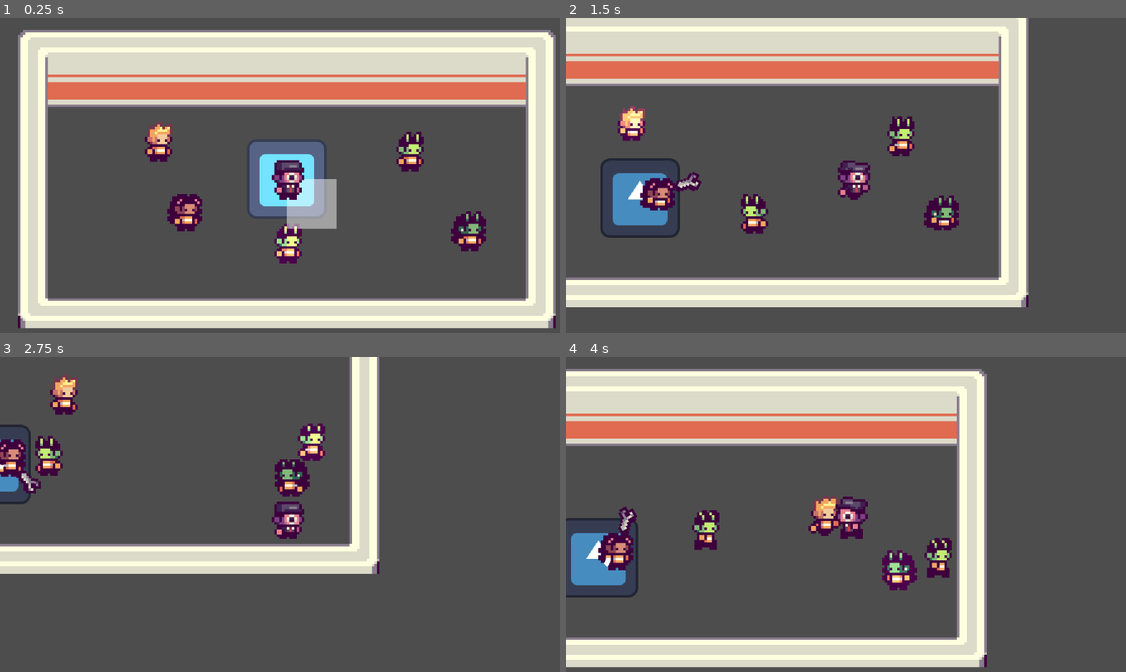
Above: before the commit, frames 1-4 (two rows, left to right).
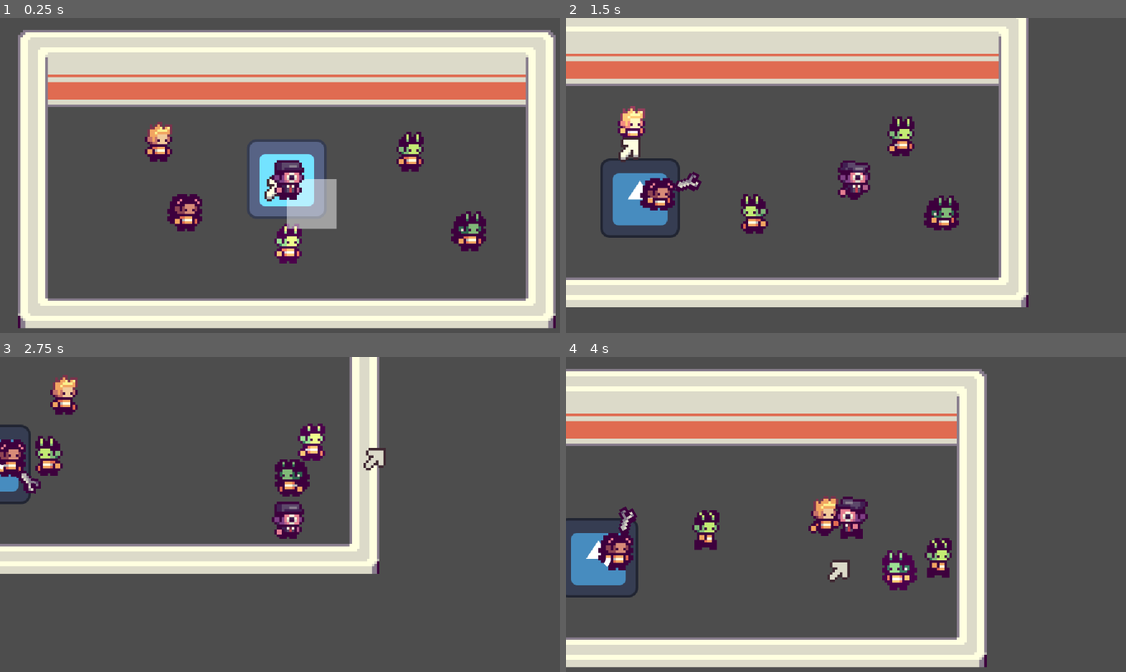
Above: after the commit, the same moments.

Repository: EEGAR1/summer-game-jam
Game: Godot game, scene res://scenes/main.tscn
The game is run twice, just before and just after one commit, with the same random seed, the same clock (stepped at 60 frames per second) and the same inputs. The engine's default icon, where the game draws it, is replaced by a stand-in: a white triangle on a blue panel in a dark square.
Inputs (mouse positions are in pixels of both pictures, inside the frame that each line leads up to):
- Up to frame 1 (0.25 s): no input
- Up to frame 2 (1.5 s): move the mouse to (750, 210) at 0.52 s; press the mouse at (750, 210) at 0.53 s; hold D (move_right) 0.53-1.28 s; move the mouse to (638, 140) at 1.27 s; release the mouse at (638, 140) at 1.28 s; hold S (move_down) from 1.28 s (still down); click (638, 140) at 1.35 s
- Up to frame 3 (2.75 s): move the mouse to (386, 448) at 2.02 s; release S (move_down) at 2.03 s; press the mouse at (386, 448) at 2.03 s; hold D (move_right) from 2.03 s (still down)
- Up to frame 4 (4 s): move the mouse to (616, 454) at 2.77 s; release D (move_right) at 2.78 s; release the mouse at (616, 454) at 2.78 s; hold W (move_up) 2.78-3.53 s; click (616, 454) at 2.85 s; move the mouse to (846, 558) at 3.52 s; press the mouse at (846, 558) at 3.53 s; hold A (move_left) from 3.53 s (still down)

The runs differ from the first frame. In frame 1, 0.1% of the frame differs, in the area x 47-50%, y 50-59%; in frame 2, 0.2%, in the area x 9-14%, y 37-46%; in frame 3, 0.2%; in frame 4, 0.2%.

Commit message:
Add mouse sprite animations and clean up mouse script

Diff:
--- a/scenes/main.tscn
+++ b/scenes/main.tscn
@@ -9,6 +9,7 @@
 [ext_resource type="Script" uid="uid://cqn63i022vfcq" path="res://scripts/mouse.gd" id="5_tbgi4"]
 [ext_resource type="Script" uid="uid://cvrw3024dw4cg" path="res://scripts/idle_poi.gd" id="6_tefeu"]
 [ext_resource type="Script" uid="uid://def3uoeey2wqk" path="res://scripts/player.gd" id="7_o6xl0"]
+[ext_resource type="Texture2D" uid="uid://bq7eb0qibadev" path="res://ui/mouse.png" id="8_ya4ey"]
 [ext_resource type="SpriteFrames" uid="uid://bphy573855qul" path="res://people/player.tres" id="10_choun"]
 
 [sub_resource type="NavigationPolygon" id="NavigationPolygon_lquwl"]
@@ -23,6 +24,28 @@
 
 [sub_resource type="CircleShape2D" id="CircleShape2D_jyhfs"]
 radius = 5.0
+
+[sub_resource type="AtlasTexture" id="AtlasTexture_eb6dy"]
+atlas = ExtResource("8_ya4ey")
+region = Rect2(0, 0, 16, 16)
+
+[sub_resource type="AtlasTexture" id="AtlasTexture_trceg"]
+atlas = ExtResource("8_ya4ey")
+region = Rect2(16, 0, 16, 16)
+
+[sub_resource type="SpriteFrames" id="SpriteFrames_a8y0u"]
+animations = [{
+"frames": [{
+"duration": 1.0,
+"texture": SubResource("AtlasTexture_eb6dy")
+}, {
+"duration": 1.0,
+"texture": SubResource("AtlasTexture_trceg")
+}],
+"loop": true,
+"name": &"default",
+"speed": 5.0
+}]
 
 [sub_resource type="RectangleShape2D" id="RectangleShape2D_o6xl0"]
 size = Vector2(16, 16)
@@ -75,6 +98,10 @@
 [node name="CollisionShape2D" type="CollisionShape2D" parent="Mouse" unique_id=323369792]
 shape = SubResource("CircleShape2D_jyhfs")
 
+[node name="AnimatedSprite2D" type="AnimatedSprite2D" parent="Mouse" unique_id=910313142]
+sprite_frames = SubResource("SpriteFrames_a8y0u")
+offset = Vector2(-4, 4)
+
 [node name="IdlePOI" type="Node2D" parent="." unique_id=1171669346]
 position = Vector2(73, -26)
 script = ExtResource("6_tefeu")
--- a/scripts/mouse.gd
+++ b/scripts/mouse.gd
@@ -1,10 +1,6 @@
 extends Area2D
 
-
-# Called when the node enters the scene tree for the first time.
-func _ready() -> void:
-	pass # Replace with function body.
-
+@onready var animated_sprite_2d: AnimatedSprite2D = $AnimatedSprite2D
 
 # Called every frame. 'delta' is the elapsed time since the previous frame.
 func _process(delta: float) -> void:
@@ -12,3 +8,5 @@
 	var overlp = get_overlapping_areas().filter(func(x): return x.is_in_group("POI"))
 	if overlp != [] and overlp != null:	Globals.hover_target = overlp.back()
 	else:	Globals.hover_target = null
+
+	animated_sprite_2d.frame = 1 if Input.is_action_pressed("m1") else 0
